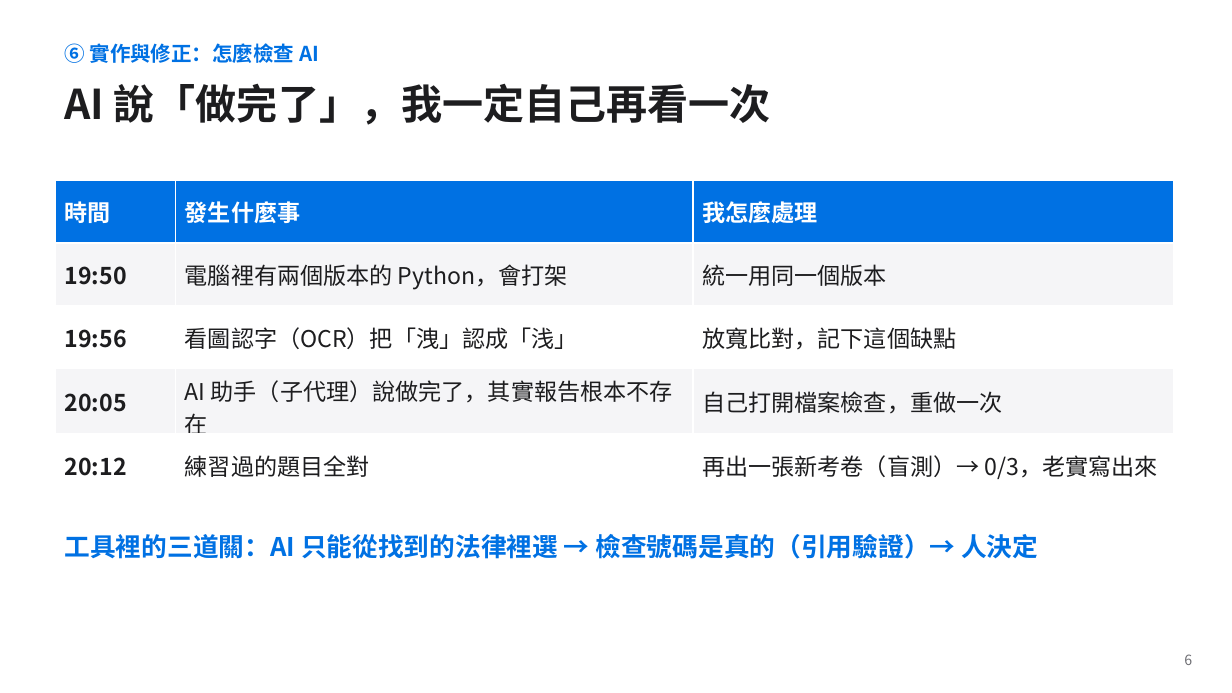
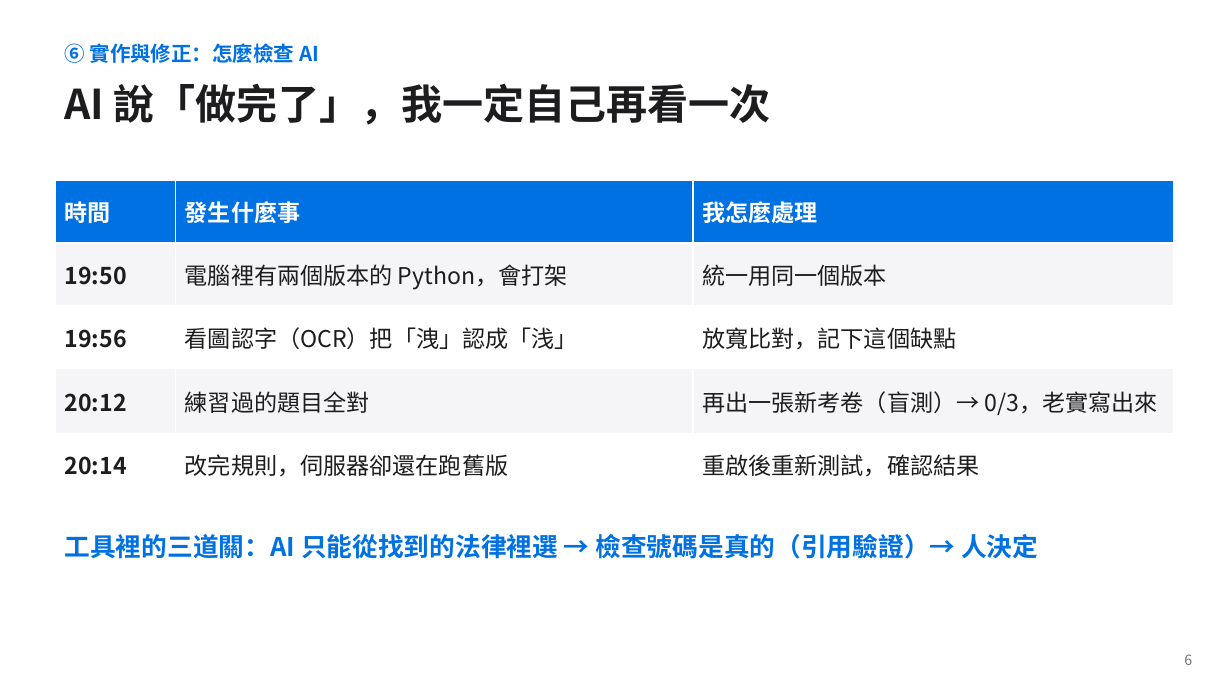
Before and after one commit to jaylooloomi/contract-check, a slide deck: slide 10 of docs/deck/合約外規檢查_簡報_v4.pptx. Drawn at 1232x693 pixels with LibreOffice and Linux fonts; fonts in the diff are those of the drawing. Boxes give left, top, right and bottom in pixels: in the first picture for what was removed or moved away, otherwise in the second. Text is boxed around its words. In the diff, an @@ line names an element or a change of style, - is before the commit and + after.

```diff
--- a/docs/deck/合約外規檢查_簡報_v4.pptx
+++ b/docs/deck/合約外規檢查_簡報_v4.pptx
@@ table at (55, 180, 1174, 494) @@
-row 4: 20:05 | AI 助手（子代理）說做完了，其實報告根本不存在 | 自己打開檔案檢查，重做一次
+row 5: 20:14 | 改完規則，伺服器卻還在跑舊版 | 重啟後重新測試，確認結果
```
Also in this commit, not shown: 1 other slide changed, 4 other files.
